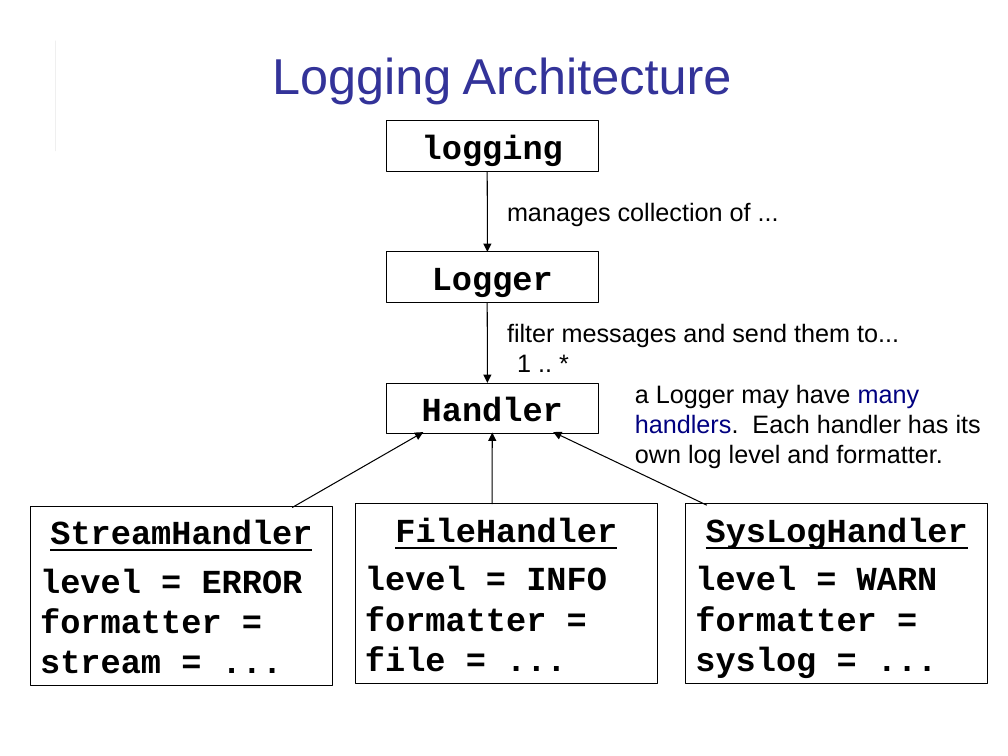
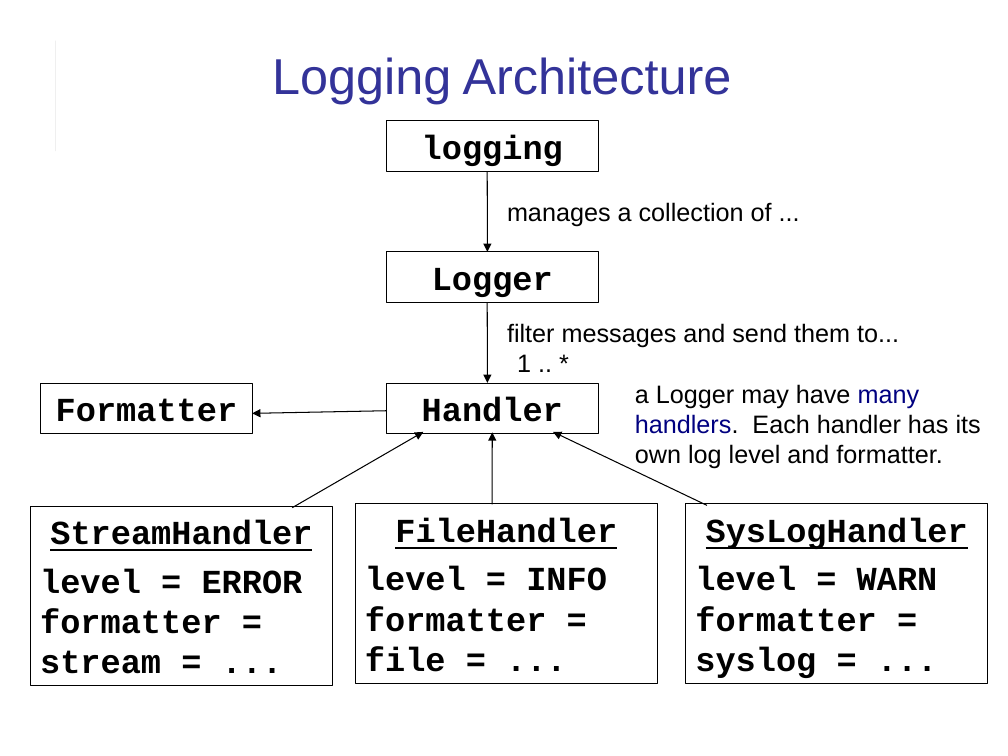
Before and after one commit to cpske/ISP, a slide deck: slide 21 of logging/Logging.ppt. Drawn at 1008x756 pixels with LibreOffice and Linux fonts; fonts in the diff are those of the drawing. Boxes give left, top, right and bottom in pixels: in the first picture for what was removed or moved away, otherwise in the second. Text is boxed around its words. In the diff, an @@ line names an element or a change of style, - is before the commit and + after.

Commit message:
update logging slides

```diff
--- a/logging/Logging.ppt
+++ b/logging/Logging.ppt
@@ text at (507,202,772,227): text changed @@
-manages collection of ...
+manages a collection of ...
@@ rectangle added at (40,383,252,433), outline #000000 0.74 pt, 24 pt, text #000000, bold @@
+Formatter
@@ arrow added from (386, 410) to (252, 413), #000000 0.74 pt @@
```
Also in this commit, not shown: 3 other slides changed, 5 slides added, 1 slide removed, 1 other file.
